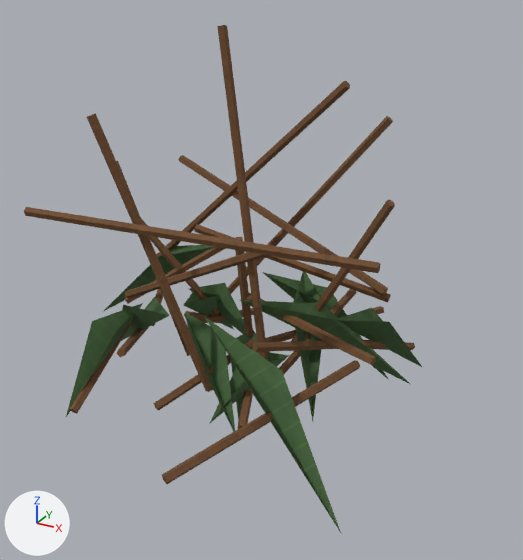
Renders of the OBJ model Assets/ProjectOEN/ProductionArt/Meshes/environment_set_dressing/en-013_cliff_edge_grass_set__short.obj from each side of a commit.
One viewpoint serves both versions: a camera (50 mm lens) standing at (0.553, -0.903, 0.613) and looking at (0.05, 0.011, 0.156). The lights are fixed; the arrows at lower left show +X, +Y and +Z. The first picture is the older version. Where no turn or scale is listed for an object, it has been applied to the vertices. Vertices at exactly the same position are counted once.

Objects in the first picture: 'en-013_cliff_edge_grass_set__short'.
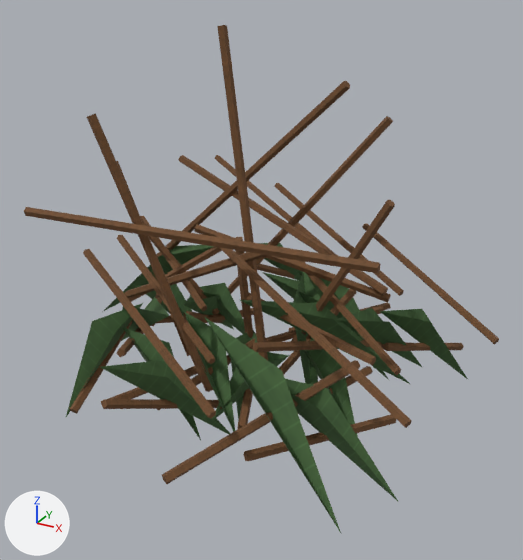
Pixel boxes [x1, y1, x2, y2] of what changed, in the pictures (523 x 560 px):
'en-013_cliff_edge_grass_set__short', reshaped (19% wider): before [24, 25, 423, 533]; after [24, 25, 499, 533]
part 1 of me_en_013_cliff_edge_grass_set__short, added: after [297, 260, 401, 375]
part 2 of me_en_013_cliff_edge_grass_set__short, added: after [117, 235, 215, 364]
part 3 of me_en_013_cliff_edge_grass_set__short, added: after [101, 366, 198, 409]
part 4 of me_en_013_cliff_edge_grass_set__short, added: after [275, 183, 404, 296]
part 5 of me_en_013_cliff_edge_grass_set__short, added: after [288, 303, 391, 332]
part 6 of me_en_013_cliff_edge_grass_set__short, added: after [220, 248, 412, 428]
part 7 of me_en_013_cliff_edge_grass_set__short, added: after [243, 414, 396, 461]
part 8 of me_en_013_cliff_edge_grass_set__short, added: after [140, 216, 207, 311]
part 9 of me_en_013_cliff_edge_grass_set__short, added: after [362, 223, 499, 345]
part 10 of me_en_013_cliff_edge_grass_set__short, added (brown): after [384, 343, 464, 351]
part 11 of me_en_013_cliff_edge_grass_set__short, added: after [83, 249, 216, 418]
part 12 of me_en_013_cliff_edge_grass_set__short, added (brown): after [102, 399, 219, 409]
part 13 of me_en_013_cliff_edge_grass_set__short, added: after [215, 155, 334, 253]
part 14 of me_en_013_cliff_edge_grass_set__short, added (mostly hidden): after [246, 262, 295, 279]
part 15 of me_en_013_cliff_edge_grass_set__short, added: after [100, 243, 468, 501]

Edits to the bpy script that builds the scene:
```text
Change me_en_013_cliff_edge_grass_set__short:
    remove me_en_013_cliff_edge_grass_set__short.from_pydata(...)  # 392 vertices, 588 faces; spans x -0.344..0.31, y -0.345..0.236, z -0.026..0.537
    add me_en_013_cliff_edge_grass_set__short.from_pydata(...)  # 616 vertices, 924 faces; spans x -0.344..0.405, y -0.345..0.429, z -0.057..0.537
    me_en_013_cliff_edge_grass_set__short part 1: the loose piece of 12 vertices spanning x 0.085..0.262, y -0.01..0.045, z 0.029..0.321 is copied, and the copy is multiplied about its middle by the matrix ((0.128, 0.302, 0.765), (-0.16, 0.768, -0.276), (-0.806, -0.104, 0.176)), then moved by (0.012, 0.005, -0.045); it spans x 0.068..0.302, y -0.051..0.096, z 0.085..0.174
    me_en_013_cliff_edge_grass_set__short part 2: the loose piece of 12 vertices spanning x -0.184..0.116, y -0.092..-0.031, z 0.093..0.256 is copied, and the copy is multiplied about its middle by the matrix ((0.608, 0.273, 0.657), (-0.257, 0.89, -0.132), (-0.663, -0.095, 0.654)), then moved by (-0.03, -0.034, -0.025); it spans x -0.199..0.071, y -0.17..-0.022, z 0.099..0.201
    me_en_013_cliff_edge_grass_set__short part 3: the loose piece of 12 vertices spanning x -0.024..0.065, y -0.189..-0.01, z 0.008..0.071 is copied, and the copy is multiplied about its middle by the matrix ((0.895, 0.066, 0.361), (-0.057, 0.965, -0.037), (-0.363, 0.013, 0.896)), then moved by (-0.067, -0.034, -0.022); it spans x -0.101..0.008, y -0.218..-0.05, z 0.001..0.033
    me_en_013_cliff_edge_grass_set__short part 4: the loose piece of 12 vertices spanning x -0.091..0.19, y 0.125..0.181, z 0.054..0.396 is copied, and the copy is multiplied about its middle by the matrix ((-0.252, 0.229, -0.73), (0.153, 0.769, 0.189), (0.75, -0.079, -0.284)), then moved by (0.032, 0.066, -0.056); it spans x -0.072..0.236, y 0.145..0.294, z 0.112..0.227
    me_en_013_cliff_edge_grass_set__short part 5: the loose piece of 12 vertices spanning x 0.036..0.088, y 0.056..0.235, z -0.008..0.087 is copied, and the copy is multiplied about its middle by the matrix ((-0.464, 0.077, -0.995), (0.032, 1.097, 0.07), (0.997, 0.0, -0.465)), then moved by (0.05, 0.052, -0.017); it spans x 0.05..0.175, y 0.102..0.292, z 0.015..0.028
    me_en_013_cliff_edge_grass_set__short part 6: the loose piece of 12 vertices spanning x -0.119..0.04, y -0.168..-0.114, z 0.021..0.429 is copied, and the copy is multiplied about its middle by the matrix ((-0.552, 0.225, 0.664), (0.081, 0.86, -0.224), (-0.696, -0.078, -0.552)), then moved by (0.235, -0.008, -0.035); it spans x 0.023..0.369, y -0.222..-0.074, z 0.125..0.254
    me_en_013_cliff_edge_grass_set__short part 7: the loose piece of 12 vertices spanning x 0.039..0.271, y -0.076..-0.013, z 0.105..0.144 is copied, and the copy is multiplied about its middle by the matrix ((-0.317, 0.951, 0.235), (-0.963, -0.349, 0.113), (0.184, -0.185, 0.996)), then moved by (0.08, -0.106, -0.098); it spans x 0.167..0.304, y -0.256..-0.045, z 0.008..0.045
    me_en_013_cliff_edge_grass_set__short part 8: the loose piece of 12 vertices spanning x -0.28..-0.124, y -0.045..0.236, z 0.053..0.089 is copied, and the copy is multiplied about its middle by the matrix ((-0.072, -0.84, -0.283), (-0.878, 0.028, 0.139), (-0.122, 0.291, -0.831)), then moved by (0.04, -0.033, 0.058); it spans x -0.278..-0.045, y -0.011..0.136, z 0.085..0.174
    me_en_013_cliff_edge_grass_set__short part 9: the loose piece of 12 vertices spanning x 0.085..0.262, y -0.01..0.045, z 0.029..0.321 is copied, and the copy is multiplied about its middle by the matrix ((0.154, 0.287, 0.879), (-0.152, 0.887, -0.263), (-0.913, -0.099, 0.193)), then moved by (0.097, 0.135, -0.025); it spans x 0.135..0.405, y 0.079..0.227, z 0.099..0.201
    me_en_013_cliff_edge_grass_set__short part 10: the loose piece of 12 vertices spanning x 0.185..0.255, y 0.016..0.195, z -0.003..0.081 is copied, and the copy is multiplied about its middle by the matrix ((0.918, 0.057, -0.297), (-0.042, 0.965, 0.052), (0.3, -0.037, 0.919)), then moved by (0.056, 0.07, -0.022); it spans x 0.227..0.323, y 0.092..0.26, z -0.016..0.051
    me_en_013_cliff_edge_grass_set__short part 11: the loose piece of 12 vertices spanning x -0.119..0.04, y -0.168..-0.114, z 0.021..0.429 is copied, and the copy is multiplied about its middle by the matrix ((-0.496, 0.233, 0.591), (0.084, 0.767, -0.232), (-0.63, -0.081, -0.496)), then moved by (0.038, -0.083, -0.055); it spans x -0.155..0.153, y -0.298..-0.149, z 0.112..0.227
    me_en_013_cliff_edge_grass_set__short part 12: the loose piece of 12 vertices spanning x -0.024..0.065, y -0.189..-0.01, z 0.008..0.071 is copied, and the copy is multiplied about its middle by the matrix ((0.246, 0.055, 1.071), (-0.064, 1.097, -0.042), (-1.07, -0.053, 0.248)), then moved by (-0.017, -0.08, -0.017); it spans x -0.044..0.05, y -0.275..-0.085, z -0.023..0.068
    me_en_013_cliff_edge_grass_set__short part 13: the loose piece of 12 vertices spanning x -0.091..0.19, y 0.125..0.181, z 0.054..0.396 is copied, and the copy is multiplied about its middle by the matrix ((-0.286, 0.221, -0.816), (0.147, 0.861, 0.181), (0.832, -0.076, -0.312)), then moved by (-0.107, 0.105, -0.036); it spans x -0.23..0.115, y 0.184..0.332, z 0.125..0.254
    me_en_013_cliff_edge_grass_set__short part 14: the loose piece of 12 vertices spanning x 0.059..0.189, y -0.018..0.212, z 0.044..0.065 is copied, and the copy is multiplied about its middle by the matrix ((0.598, 0.038, 0.741), (-0.066, 0.951, 0.005), (-0.739, -0.054, 0.6)), then moved by (-0.186, 0.226, -0.028); it spans x -0.104..-0.018, y 0.217..0.429, z -0.031..0.085
    me_en_013_cliff_edge_grass_set__short part 15: 56 vertices added at x -0.226..0.345, y -0.246..0.41, z -0.057..0.111
```
